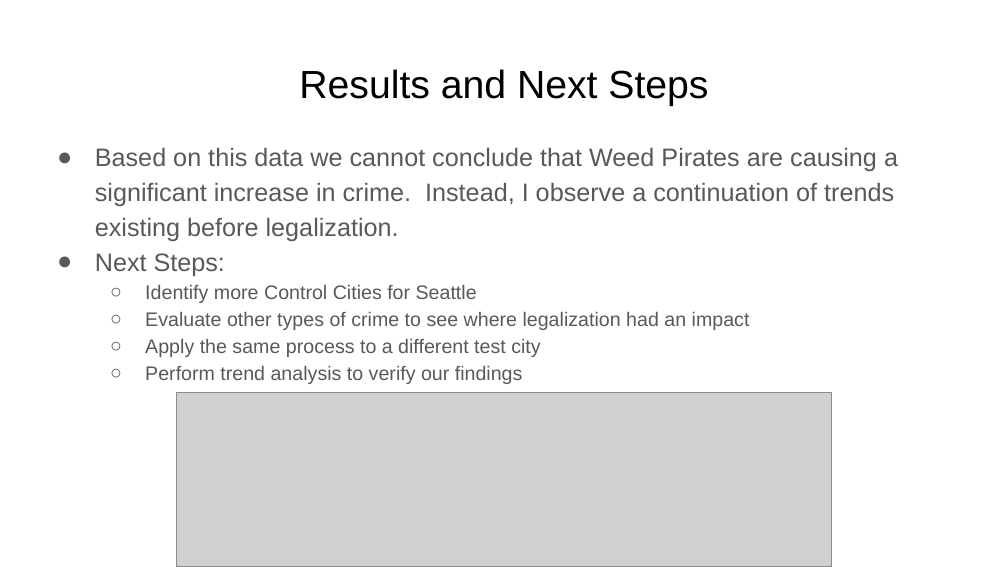
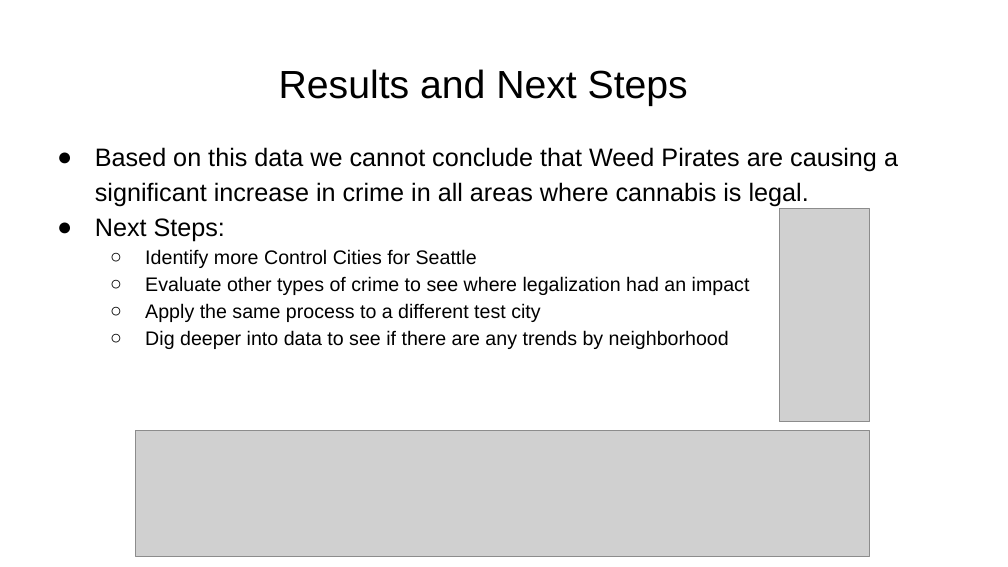
Before and after one commit to WhimsicalNose03/Cannabis-Cash-Crop-or-Crime-Boom-, a slide deck: slide 6 of Cannabis_ Cash Crop or Crime Boom_.pptx (slide 8 before the commit). Drawn at 1008x567 pixels with LibreOffice and Linux fonts; fonts in the diff are those of the drawing; grey boxes stand for pictures; background and template pictures are left out. Boxes give left, top, right and bottom in pixels: in the first picture for what was removed or moved away, otherwise in the second. Text is boxed around its words. In the diff, an @@ line names an element or a change of style, - is before the commit and + after.

```diff
--- a/Cannabis_ Cash Crop or Crime Boom_.pptx
+++ b/Cannabis_ Cash Crop or Crime Boom_.pptx
@@ title "Results and Next Steps" moved from (x1=299, y1=69, x2=708, y2=106) to (x1=279, y1=69, x2=688, y2=106) @@
@@ text at (x1=95, y1=147, x2=898, y2=207): text changed; text colour #595959 to #000000 @@
-● Based on this data we cannot conclude that Weed Pirates are causing a significant increase in crime. Instead, I observe a continuation of trends existing before legalization.
+● Based on this data we cannot conclude that Weed Pirates are causing a significant increase in crime in all areas where cannabis is legal.
@@ picture added at (x1=779, y1=209, x2=870, y2=421) @@
@@ text at (x1=95, y1=218, x2=750, y2=322): text colour #595959 to #000000 in "Next Steps:", "Identify more Control Cities for Seattle", "Evaluate other types of crime to see ...", "Apply the same process to a different ..."; bullet colour #595959 to #000000 @@
@@ text at (x1=145, y1=330, x2=729, y2=349): text changed; text colour #595959 to #000000 @@
-  ○ Perform trend analysis to verify our findings
+  ○ Dig deeper into data to see if there are any trends by neighborhood
@@ picture resized from (x1=176, y1=393, x2=832, y2=567) to (x1=136, y1=430, x2=870, y2=556) @@
```
Also in this commit, not shown: 2 other slides changed, 3 slides added, 5 slides removed.
